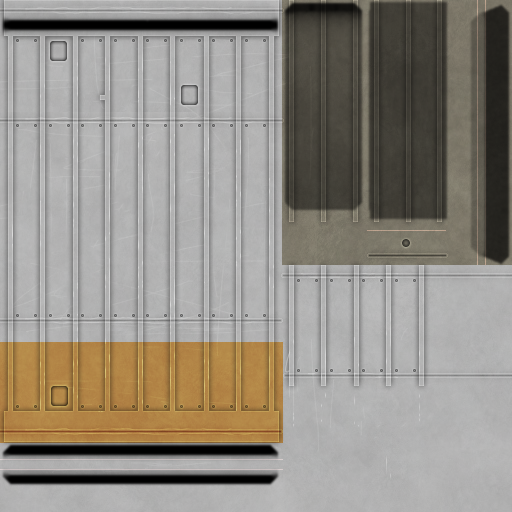
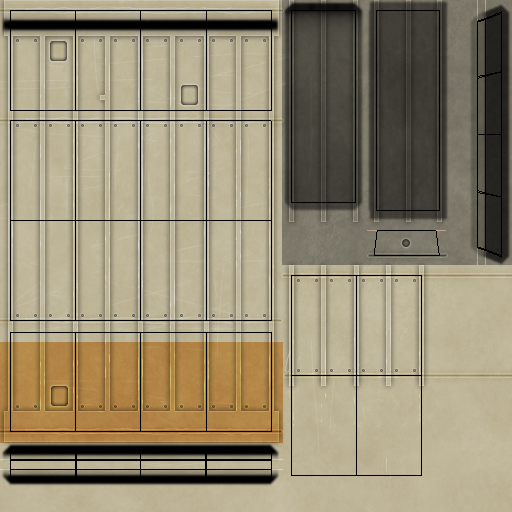
Layer changes from the first w=512, h=512 image to the second:
showed "o" over <box>10,10,502,478</box>
painted on "b" (3rd of 3) over <box>0,0,512,512</box>
